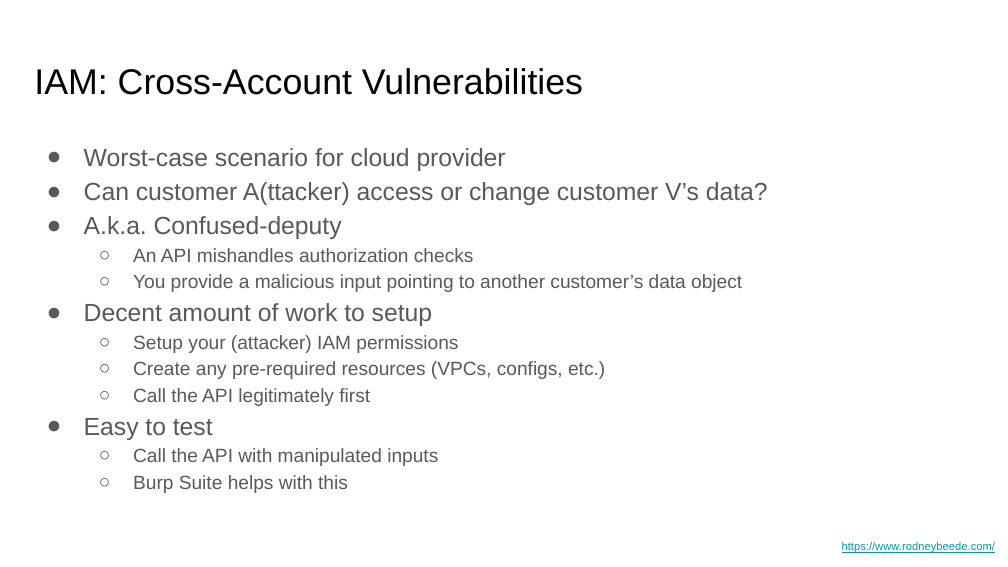
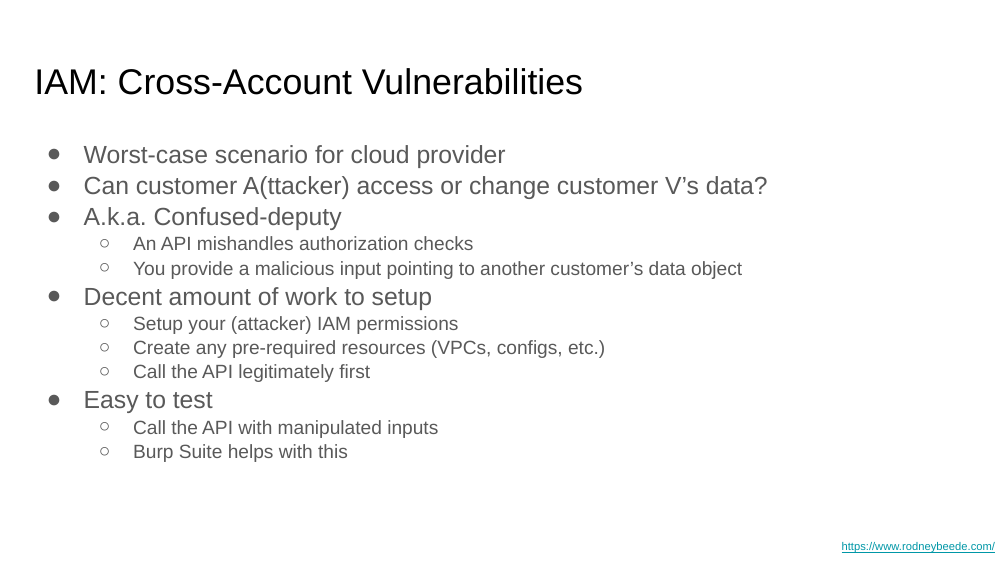
Before and after one commit to rbeede/BSidesSATX2023, a slide deck: slide 31 of Pen-testing Cloud REST APIs - BSidesSATX2023.pptx. Drawn at 1008x567 pixels with LibreOffice and Linux fonts; fonts in the diff are those of the drawing. Boxes give left, top, right and bottom in pixels: in the first picture for what was removed or moved away, otherwise in the second. Text is boxed around its words. In the diff, an @@ line names an element or a change of style, - is before the commit and + after.

Commit message:
Fixed some formatting

```diff
--- a/Pen-testing Cloud REST APIs - BSidesSATX2023.pptx
+++ b/Pen-testing Cloud REST APIs - BSidesSATX2023.pptx
@@ text "Worst-case scenario for cloud provider" at [84,145,768,462]: line spacing 1.15 to 1.05 @@
```
Also in this commit, not shown: 10 other slides changed, 1 slide removed.
